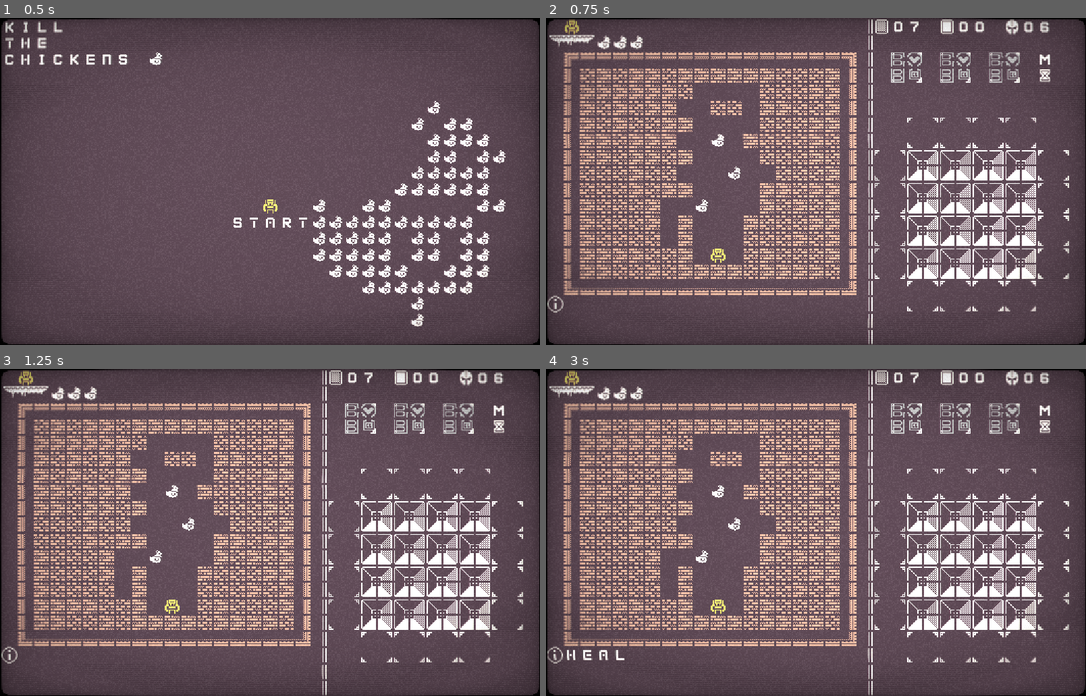
Above: before the commit, frames 1-4 (two rows, left to right).
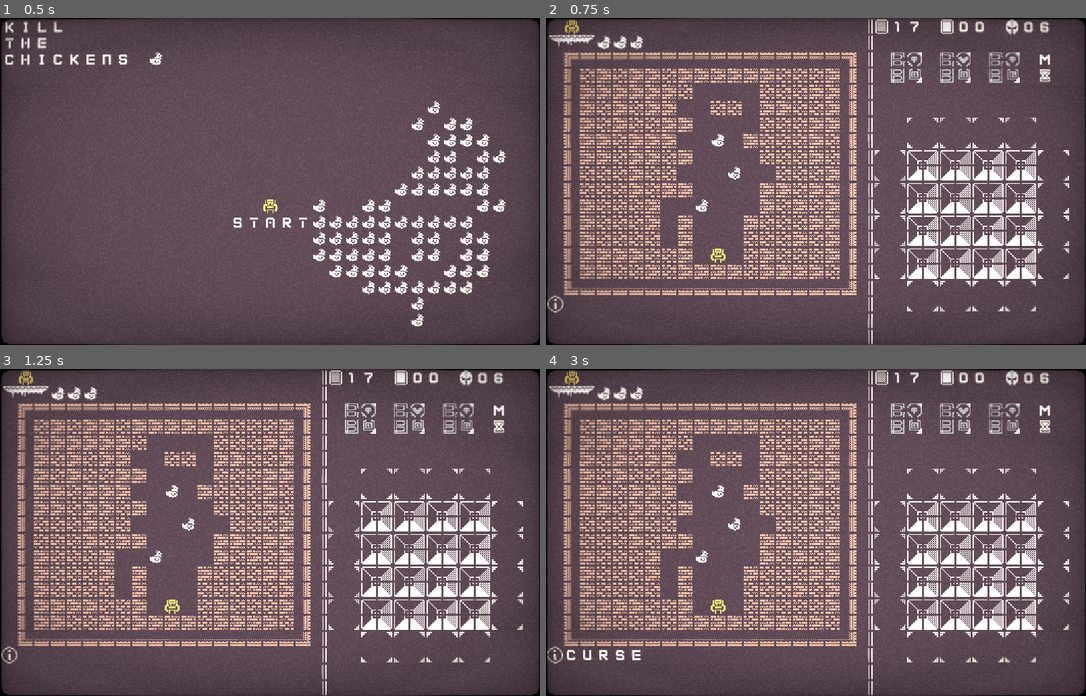
Above: after the commit, the same moments.

Repository: adam-bethell/RoboChess
Game: Godot game, scene res://_GameController.tscn
The game is run twice, just before and just after one commit, with the same random seed, the same clock (stepped at 60 frames per second) and the same inputs.
Inputs (mouse positions are in pixels of both pictures, inside the frame that each line leads up to):
- Up to frame 1 (0.5 s): no input
- Up to frame 2 (0.75 s): tap Enter at 0.5 s; move the mouse to (816, 214) at 0.52 s; click (816, 214) at 0.6 s
- Up to frame 3 (1.25 s): no input
- Up to frame 4 (3 s): tap Space at 1.25 s; move the mouse to (708, 525) at 1.27 s; right-click (708, 525) at 1.35 s; click (708, 525) at 1.42 s; move the mouse to (691, 385) at 2.02 s; click (691, 385) at 2.1 s; move the mouse to (907, 418) at 2.77 s; right-click (907, 418) at 2.85 s; click (907, 418) at 2.92 s

Frame 1 is identical in both runs. In frame 2, less than 0.1% of the frame differs, in the area x 64-88%, y 1-14%; in frame 3, less than 0.1%; in frame 4, 0.2%, in the area x 3-88%, y 1-90%.

Commit message:
implementation of Heal and Curse

Diff:
--- a/Scripts/Globals.gd
+++ b/Scripts/Globals.gd
@@ -11,6 +11,7 @@
 
 func _ready():
 	player_deck["Heal"] = 10
+	player_deck["Curse"] = 10
 	return
 	player_deck["Swap NS"] = 3
 	player_deck["Swap EW"] = 3
--- a/Scripts/PlayerBoardController.gd
+++ b/Scripts/PlayerBoardController.gd
@@ -116,9 +116,11 @@
 
 func _on_prog_dropped(prog):
 	if "on discard" in prog.keywords:
-		if prog.name == "Heal":
+		print("on discard")
+		if prog.card_name == "Heal":
+			print("Heal")
 			var value = clamp(prog.num_activations, 0, 4)
 			change_health(value)
-		elif prog.name == "Curse":
+		elif prog.card_name == "Curse":
 			var value = 4 - clamp(prog.num_activations, 0, 4)
 			change_health(-value)
--- a/Scripts/ProgInstruction.gd
+++ b/Scripts/ProgInstruction.gd
@@ -1,5 +1,6 @@
 extends Node2D
 
+var card_name
 var description
 var type
 var direction
@@ -10,6 +11,7 @@
 var num_activations setget num_activations_updated
 
 func setup(card_data):
+	card_name = card_data["name"]
 	description = card_data["description"]
 	type = card_data["type"]
 	direction = card_data["direction"]
@@ -143,15 +145,10 @@
 		var cell_id = $TileMap.get_cellv(v)
 		if cell_id != -1:
 			var name = $TileMap.get_tileset().tile_get_name(cell_id)
-			if not name.begins_with("CL"):
-				return
-			print(name)
-			if name.ends_with("[" + str(num_activations) + "]"):
-				print("found")
-				var new_name = name.replace("[" + str(num_activations) + "]", "[" + str(value) + "]")
-				print(new_name)
+			if name.ends_with("]"):
+				var new_name = name.erase(name.length() - 3, 3)
+				new_name = name + "[" + str(value) + "]"
 				var new_cell_id = $TileMap.get_tileset().find_tile_by_name(new_name)
-				print(new_cell_id)
 				if new_cell_id != -1:
 					$TileMap.set_cellv(v, new_cell_id)
 	num_activations = value
